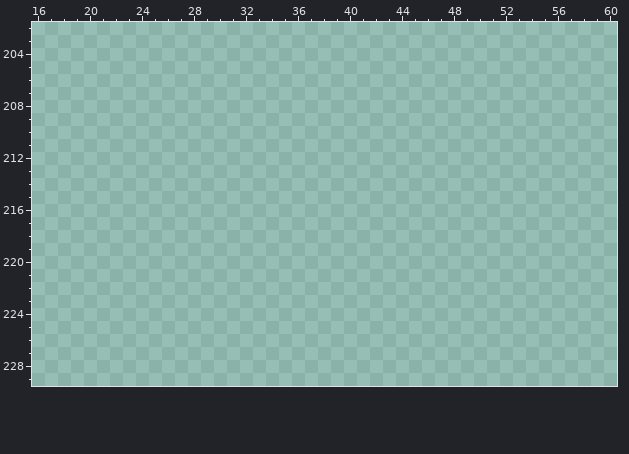
Two versions of one pixel-art file, src/_assets/tilesets.aseprite. That is the earlier state.
240x240 pixels, 1 frame. Colours within 5 levels of each other are drawn and written as one. Shown: x 16..60, y 202..229. The commit also changed other parts of the picture, which this record leaves out.
Now the later version:
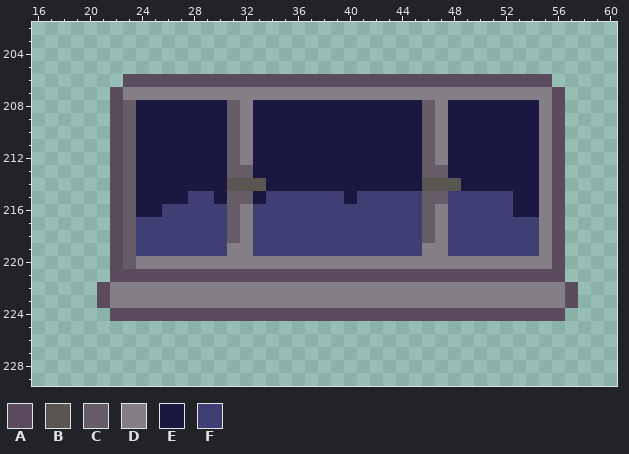
Palette (. is transparent): A #5a4c5d  B #595652  C #655c67  D #847e87  E #1a1741  F #3f3f74
The exact change:
Layer "walls":
y 206: x 23..55 ................................. -> AAAAAAAAAAAAAAAAAAAAAAAAAAAAAAAAA
y 207: x 22..56 ................................... -> ADDDDDDDDDDDDDDDDDDDDDDDDDDDDDDDDDA
y 208..212: x 22..56 ................................... -> ACEEEEEEECDEEEEEEEEEEEEECDEEEEEEEDA
y 213: x 22..56 ................................... -> ACEEEEEEECCEEEEEEEEEEEEECCEEEEEEEDA
y 214: x 22..56 ................................... -> ACEEEEEEEBBBEEEEEEEEEEEEBBBEEEEEEDA
y 215: x 22..56 ................................... -> ACEEEEFFECCEFFFFFFEFFFFFCCFFFFFEEDA
y 216: x 22..56 ................................... -> ACEEFFFFFCDFFFFFFFFFFFFFCDFFFFFEEDA
y 217..218: x 22..56 ................................... -> ACFFFFFFFCDFFFFFFFFFFFFFCDFFFFFFFDA
y 219: x 22..56 ................................... -> ACFFFFFFFDDFFFFFFFFFFFFFDDFFFFFFFDA
y 220: x 22..56 ................................... -> ACDDDDDDDDDDDDDDDDDDDDDDDDDDDDDDDDA
y 221: x 22..56 ................................... -> AAAAAAAAAAAAAAAAAAAAAAAAAAAAAAAAAAA
y 222..223: x 21..57 ..................................... -> ADDDDDDDDDDDDDDDDDDDDDDDDDDDDDDDDDDDA
y 224: x 22..56 ................................... -> AAAAAAAAAAAAAAAAAAAAAAAAAAAAAAAAAAA
Boxes around the changes in both pictures, in picture pixels (x1, y1, x2, y2):
added: (97, 74, 578, 321)
